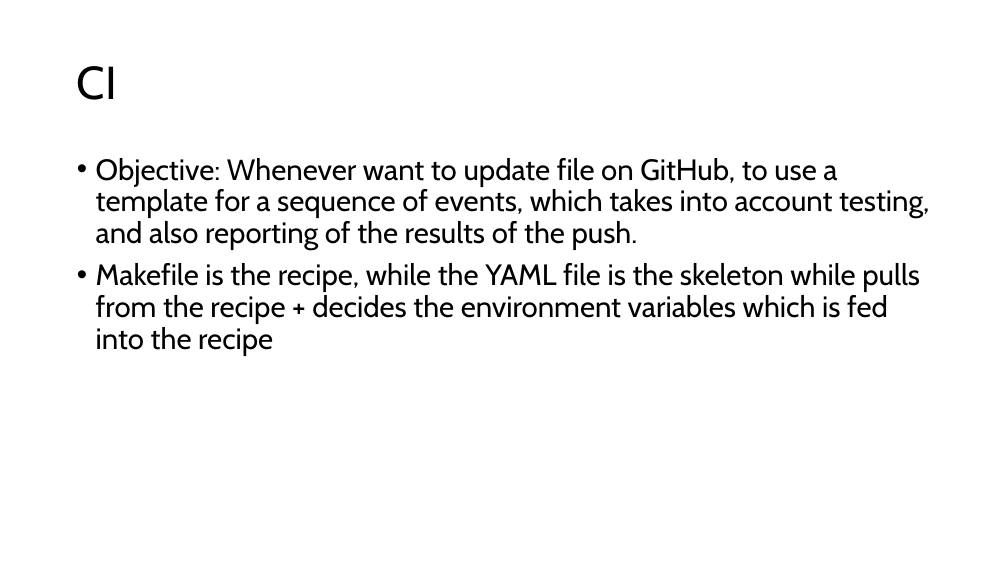
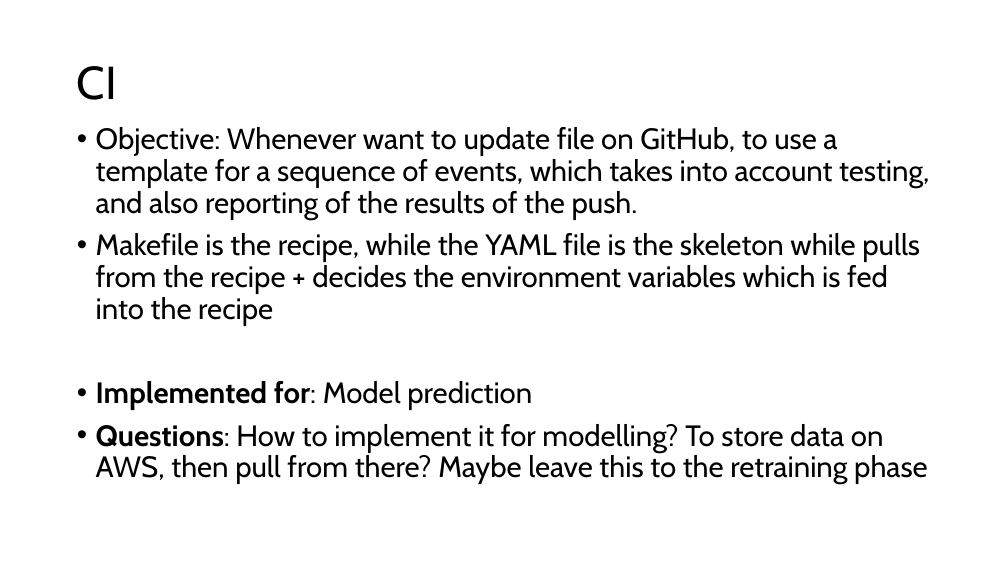
Before and after one commit to ziyu-toh/hdb-resale-prediction, a slide deck: slide 6 of docs/Architecture Overview.pptx. Drawn at 1008x567 pixels with LibreOffice and Linux fonts; fonts in the diff are those of the drawing. Boxes give left, top, right and bottom in pixels: in the first picture for what was removed or moved away, otherwise in the second. Text is boxed around its words. In the diff, an @@ line names an element or a change of style, - is before the commit and + after.

```diff
--- a/docs/Architecture Overview.pptx
+++ b/docs/Architecture Overview.pptx
@@ text "Objective: Whenever want to update ...": place and size @@
-text "Objective: Whenever want to update ..." at (96, 158, 929, 356)
+text "Objective: Whenever want to update ..." at (96, 127, 929, 484)
@@ text at (96, 381, 928, 484): paragraphs added @@
+• Implemented for: Model prediction
+• Questions: How to implement it for modelling? To store data on AWS, then pull from there? Maybe leave this to the retraining phase
```
Also in this commit, not shown: 11 other files.
